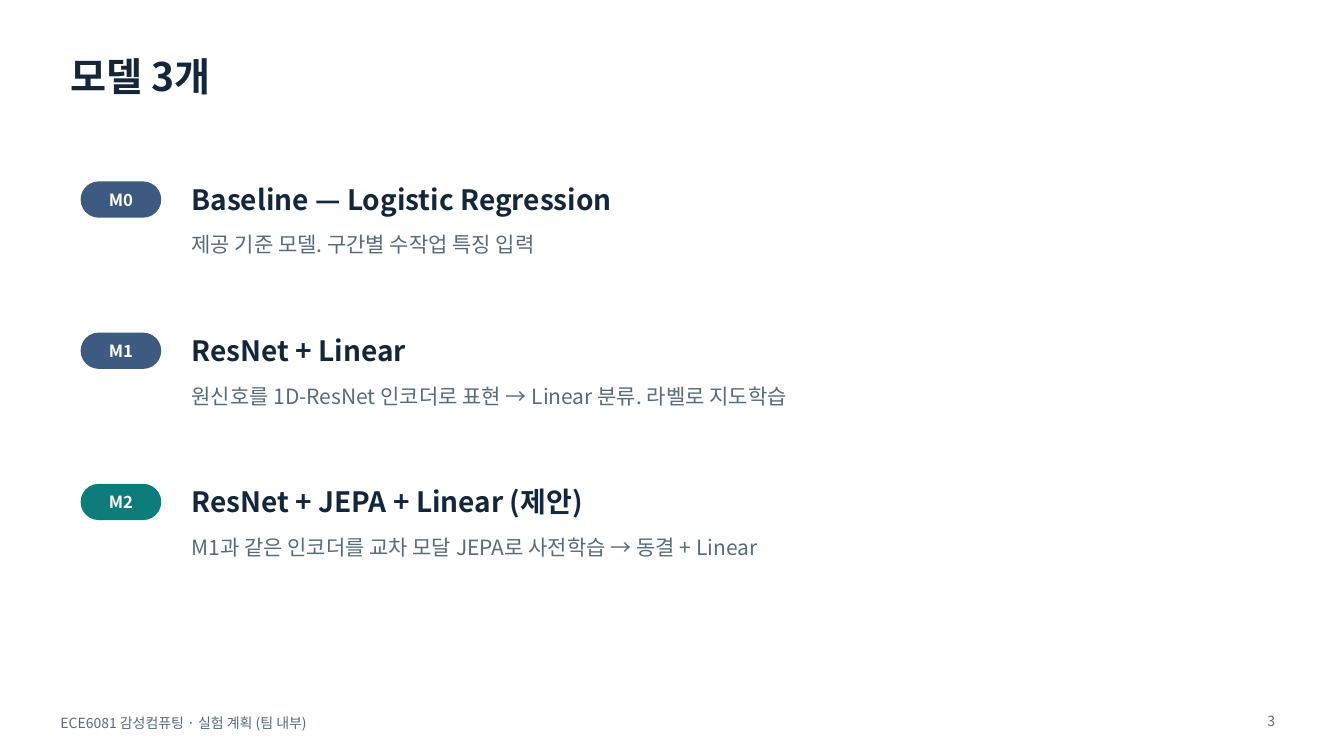
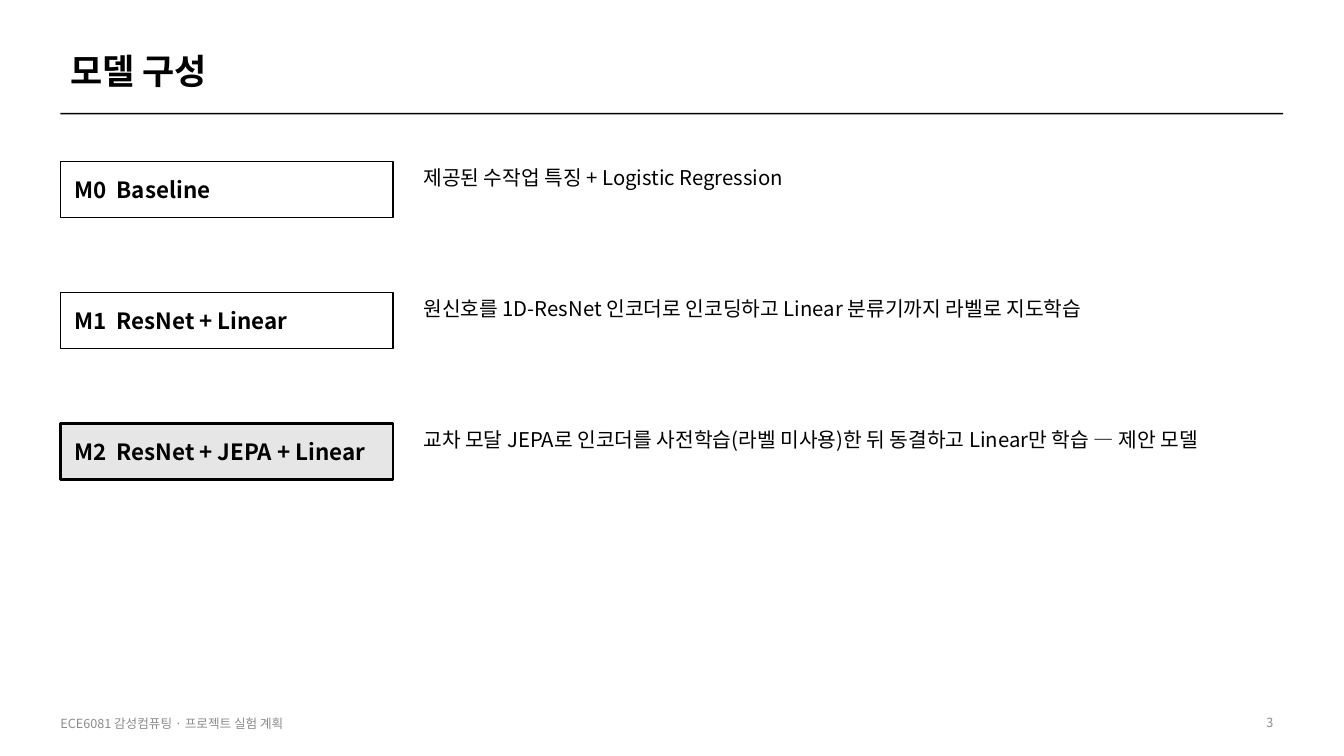
Before and after one commit to HuiJongJung/ece6081-affective-computing, a slide deck: slide 3 of docs/experiment_plan.pptx. Drawn at 1344x756 pixels with LibreOffice and Linux fonts; fonts in the diff are those of the drawing. Boxes give left, top, right and bottom in pixels: in the first picture for what was removed or moved away, otherwise in the second. Text is boxed around its words. In the diff, an @@ line names an element or a change of style, - is before the commit and + after.

```diff
--- a/docs/experiment_plan.pptx
+++ b/docs/experiment_plan.pptx
@@ title at box(70, 54, 207, 87): text changed; size 28 to 25 pt; text colour #14273A to #000000 @@
-모델 3개
+모델 구성
@@ rectangle added at box(60, 113, 1284, 114), fill #000000 @@
@@ rectangle "M0 Baseline": place and size @@
-rectangle "M0 Baseline" at box(81, 181, 161, 218)
+rectangle "M0 Baseline" at box(60, 161, 393, 218)
@@ rectangle "M0 Baseline" at box(60, 161, 393, 218): rounded rectangle to rectangle; fill #3D5A80 to #FFFFFF; outline none to #000000 1 pt @@
@@ text at box(423, 168, 783, 190): text changed; size 20 to 14.5 pt; text colour #14273A to #000000; bold off @@
-Baseline — Logistic Regression
+제공된 수작업 특징 + Logistic Regression
@@ text "제공된 수작업 특징 + Logistic ..." at box(423, 168, 783, 190): vertical alignment middle to top @@
@@ text in rectangle at box(74, 180, 211, 199): text changed; size 12 to 16 pt; text colour #FFFFFF to #000000 @@
-M0
+M0 Baseline
@@ text removed at box(191, 234, 535, 254) @@
-제공 기준 모델. 구간별 수작업 특징 입력
@@ rectangle added at box(60, 292, 393, 349), fill #FFFFFF, outline #000000 1 pt, 16 pt, text #000000, bold @@
+M1 ResNet + Linear
@@ text at box(423, 299, 1081, 318): text changed; size 15 to 14.5 pt; text colour #5A6B78 to #000000 @@
-원신호를 1D-ResNet 인코더로 표현 → Linear 분류. 라벨로 지도학습
+원신호를 1D-ResNet 인코더로 인코딩하고 Linear 분류기까지 라벨로 지도학습
@@ rounded rectangle removed at box(81, 333, 161, 369) @@
-M1
@@ rectangle "M2 ResNet + JEPA + ...": place and size @@
-rectangle "M2 ResNet + JEPA + ..." at box(191, 338, 405, 362)
+rectangle "M2 ResNet + JEPA + ..." at box(60, 423, 393, 480)
@@ rectangle "M2 ResNet + JEPA + ..." at box(60, 423, 393, 480): fill none to #E6E6E6; outline none to #000000 1.75 pt @@
@@ text in rectangle at box(74, 442, 366, 461): text changed; size 20 to 16 pt; text colour #14273A to #000000 @@
-ResNet + Linear
+M2 ResNet + JEPA + Linear
@@ text added at box(423, 430, 1198, 451), 14.5 pt, text #000000 @@
+교차 모달 JEPA로 인코더를 사전학습(라벨 미사용)한 뒤 동결하고 Linear만 학습 — 제안 모델
@@ rounded rectangle removed at box(81, 484, 161, 520) @@
-M2
@@ text removed at box(191, 488, 583, 518) @@
-ResNet + JEPA + Linear (제안)
@@ text removed at box(191, 537, 757, 557) @@
-M1과 같은 인코더를 교차 모달 JEPA로 사전학습 → 동결 + Linear
@@ text at box(60, 717, 283, 729): text changed; size 10 to 9 pt; text colour #5A6B78 to #8C8C8C @@
-ECE6081 감성컴퓨팅 · 실험 계획 (팀 내부)
+ECE6081 감성컴퓨팅 · 프로젝트 실험 계획
@@ page number at box(1266, 717, 1273, 727): size 10 to 9 pt, text colour #5A6B78 to #8C8C8C @@
```
Also in this commit, not shown: 13 other slides changed, 1 slide added, 2 slides removed.
